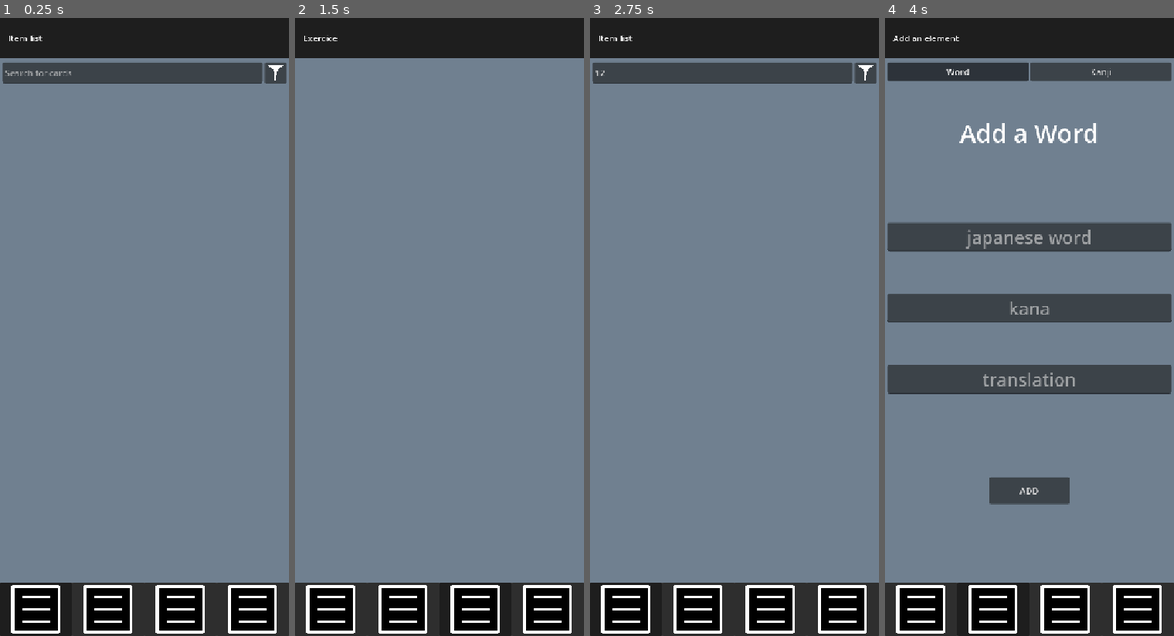
Above: before the commit, frames 1-4 (left to right).
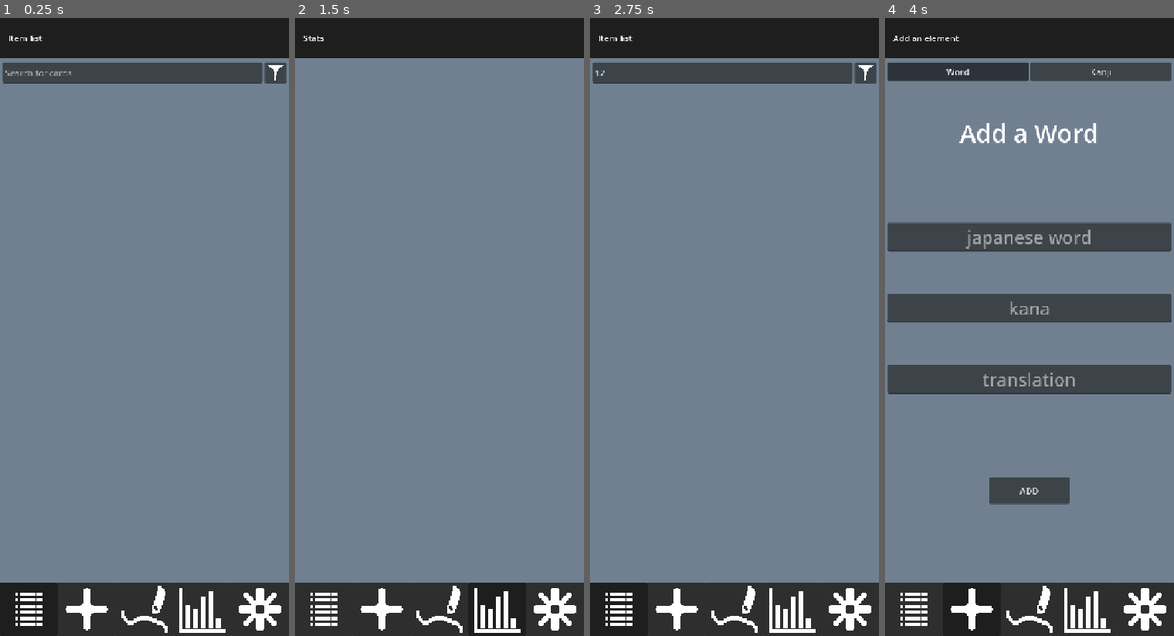
Above: after the commit, the same moments.

Repository: Otumn/Kanjis
Game: Godot game, scene res://main.tscn
Two runs of this game, one before a commit and one after it. Both use one fixed random seed, a clock stepped at 60 frames per second and the inputs below.
Inputs (mouse positions are in pixels of both pictures, inside the frame that each line leads up to; where the layout moved, square brackets give the same spot in the first picture):
- Up to frame 1 (0.25 s): no input
- Up to frame 2 (1.5 s): click (427, 73) at 0.52 s; type "12" at 0.6 s; click (497, 611) at 1.27 s
- Up to frame 3 (2.75 s): click (618, 611) [624, 611] at 2 s
- Up to frame 4 (4 s): click (1159, 73) at 2.75 s; click (971, 611) [994, 611] at 3.5 s

The runs differ from the first frame. In frame 1, 5.3% of the frame differs, in the area x 3-98%, y 91-100%; in frame 2, 5.4%, in the area x 2-98%, y 2-100%; in frame 3, 5.3%; in frame 4, 5.3%.

Commit message:
Prepared stats menu, made some icons

Diff:
--- /dev/null
+++ b/Scenes/Menus/stats_menu.tscn
@@ -0,0 +1,6 @@
+[gd_scene format=3 uid="uid://c70fm7jjdbdch"]
+
+[ext_resource type="PackedScene" uid="uid://b06hp6spb0vx8" path="res://Scenes/Menus/base_menu.tscn" id="1_p04hj"]
+
+[node name="StatsMenu" unique_id=1009726842 instance=ExtResource("1_p04hj")]
+title = "Stats"
--- a/main.tscn
+++ b/main.tscn
@@ -7,6 +7,12 @@
 [ext_resource type="PackedScene" uid="uid://do8yg58qduuty" path="res://Scenes/Menus/adder_menu.tscn" id="3_272bh"]
 [ext_resource type="PackedScene" uid="uid://dptbvamimrcgm" path="res://Scenes/Menus/exercice_menu.tscn" id="4_5vw27"]
 [ext_resource type="PackedScene" uid="uid://o51yaduulvan" path="res://Scenes/Menus/settings_menu.tscn" id="5_kek77"]
+[ext_resource type="PackedScene" uid="uid://c70fm7jjdbdch" path="res://Scenes/Menus/stats_menu.tscn" id="6_ycdy4"]
+[ext_resource type="Texture2D" uid="uid://dal774i3nuoxc" path="res://Sprites/Icons/Icon_Exercice.png" id="8_4c57u"]
+[ext_resource type="Texture2D" uid="uid://f02ss3rqoccb" path="res://Sprites/Icons/Icon_Stats.png" id="8_5vw27"]
+[ext_resource type="Texture2D" uid="uid://bv4onloqb427v" path="res://Sprites/Icons/Icon_List.png" id="8_dg77c"]
+[ext_resource type="Texture2D" uid="uid://cglxuwjbcqxhh" path="res://Sprites/Icons/Icon_Adder.png" id="8_efxa6"]
+[ext_resource type="Texture2D" uid="uid://dnnn5wk7bjwi1" path="res://Sprites/Icons/Icon_Settings.png" id="9_kek77"]
 
 [node name="Main" type="CanvasLayer" unique_id=1993111990]
 script = ExtResource("1_272bh")
@@ -37,7 +43,7 @@
 tabs_position = 1
 tabs_visible = false
 script = ExtResource("1_h2yge")
-tabs_button = [NodePath("../HBoxContainer/Btn_List"), NodePath("../HBoxContainer/Btn_Adder"), NodePath("../HBoxContainer/Btn_Exercice"), NodePath("../HBoxContainer/Btn_Settings")]
+tabs_button = [NodePath("../HBoxContainer/Btn_List"), NodePath("../HBoxContainer/Btn_Adder"), NodePath("../HBoxContainer/Btn_Exercice"), NodePath("../HBoxContainer/Btn_Settings"), NodePath("../HBoxContainer/Btn_Stats")]
 
 [node name="Tab_List" type="TabBar" parent="MainContainer/VBoxContainer/TabContainer" unique_id=309391866]
 layout_mode = 2
@@ -65,11 +71,20 @@
 [node name="ExerciceMenu" parent="MainContainer/VBoxContainer/TabContainer/Tab_Exercice" unique_id=33708075 instance=ExtResource("4_5vw27")]
 layout_mode = 1
 
+[node name="Tab_Stats" type="TabBar" parent="MainContainer/VBoxContainer/TabContainer" unique_id=1312217747]
+visible = false
+layout_mode = 2
+close_with_middle_mouse = false
+metadata/_tab_index = 3
+
+[node name="StatsMenu" parent="MainContainer/VBoxContainer/TabContainer/Tab_Stats" unique_id=57490961 instance=ExtResource("6_ycdy4")]
+layout_mode = 1
+
 [node name="Tab_Settings" type="TabBar" parent="MainContainer/VBoxContainer/TabContainer" unique_id=498338731]
 visible = false
 layout_mode = 2
 close_with_middle_mouse = false
-metadata/_tab_index = 3
+metadata/_tab_index = 4
 
 [node name="SettingsMenu" parent="MainContainer/VBoxContainer/TabContainer/Tab_Settings" unique_id=672407860 instance=ExtResource("5_kek77")]
 layout_mode = 1
@@ -81,18 +96,28 @@
 [node name="Btn_List" parent="MainContainer/VBoxContainer/HBoxContainer" unique_id=1960416057 instance=ExtResource("1_ig7tw")]
 layout_mode = 2
 size_flags_horizontal = 3
+new_icon = ExtResource("8_dg77c")
 
 [node name="Btn_Adder" parent="MainContainer/VBoxContainer/HBoxContainer" unique_id=51288850 instance=ExtResource("1_ig7tw")]
 layout_mode = 2
 size_flags_horizontal = 3
 target_index = 1
+new_icon = ExtResource("8_efxa6")
 
 [node name="Btn_Exercice" parent="MainContainer/VBoxContainer/HBoxContainer" unique_id=597109345 instance=ExtResource("1_ig7tw")]
 layout_mode = 2
 size_flags_horizontal = 3
 target_index = 2
+new_icon = ExtResource("8_4c57u")
+
+[node name="Btn_Stats" parent="MainContainer/VBoxContainer/HBoxContainer" unique_id=223167122 instance=ExtResource("1_ig7tw")]
+layout_mode = 2
+size_flags_horizontal = 3
+target_index = 3
+new_icon = ExtResource("8_5vw27")
 
 [node name="Btn_Settings" parent="MainContainer/VBoxContainer/HBoxContainer" unique_id=836625360 instance=ExtResource("1_ig7tw")]
 layout_mode = 2
 size_flags_horizontal = 3
-target_index = 3
+target_index = 4
+new_icon = ExtResource("9_kek77")
Binary file added: Sprites/Icons/Icon_Adder.png
Not shown, added: Sprites/Icons/Icon_Adder.png.import
Binary file added: Sprites/Icons/Icon_Exercice.png
Not shown, added: Sprites/Icons/Icon_Exercice.png.import
Binary file added: Sprites/Icons/Icon_List.png
Not shown, added: Sprites/Icons/Icon_List.png.import
Binary file added: Sprites/Icons/Icon_Settings.png
Not shown, added: Sprites/Icons/Icon_Settings.png.import
Binary file added: Sprites/Icons/Icon_Stats.png
Not shown, added: Sprites/Icons/Icon_Stats.png.import
